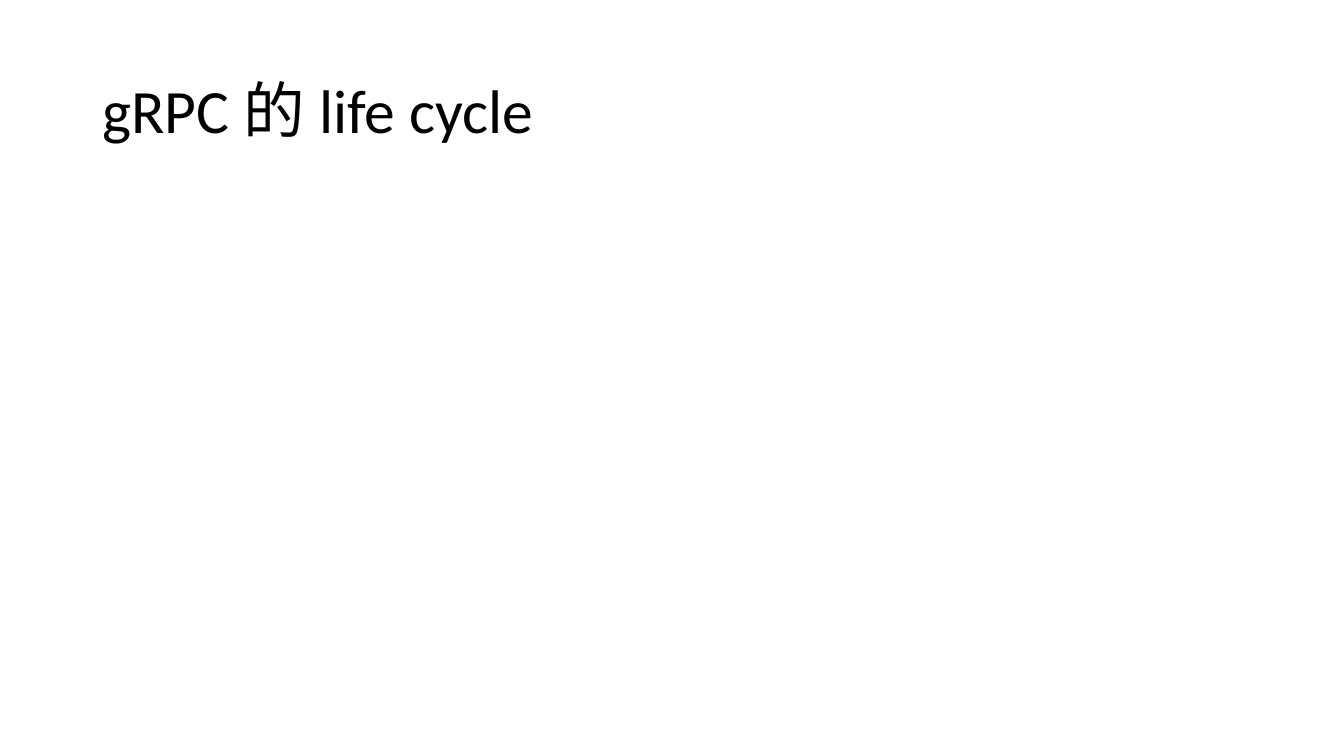
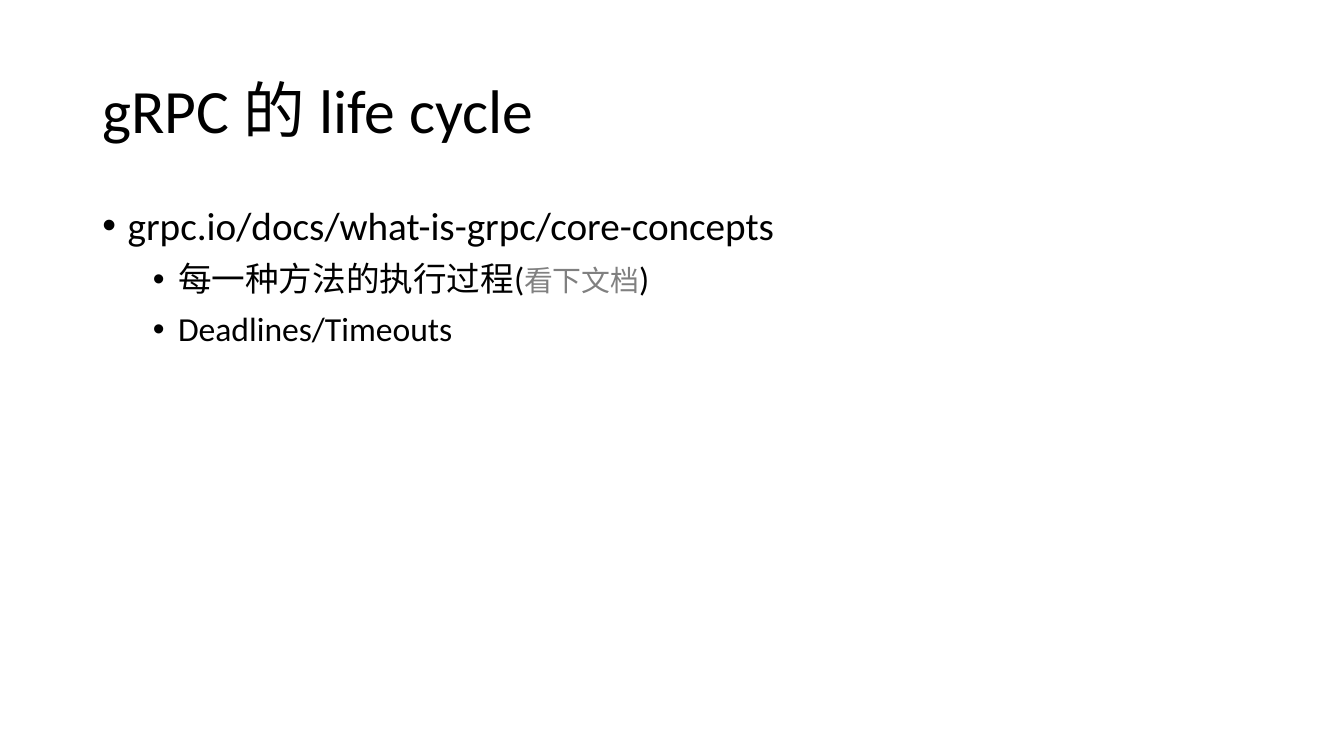
Before and after one commit to llaoj/my-share, a slide deck: slide 5 of grpc/index.pptx. Drawn at 1344x756 pixels with LibreOffice and Linux fonts; fonts in the diff are those of the drawing. Boxes give left, top, right and bottom in pixels: in the first picture for what was removed or moved away, otherwise in the second. Text is boxed around its words. In the diff, an @@ line names an element or a change of style, - is before the commit and + after.

```diff
--- a/grpc/index.pptx
+++ b/grpc/index.pptx
@@ text added at [128,212,774,343], 28 pt, text #000000 @@
+• grpc.io/docs/what-is-grpc/core-concepts
+  • 每一种方法的执行过程(看下文档)
+  • Deadlines/Timeouts
```
Also in this commit, not shown: 2 other slides changed, 2 slides added.
